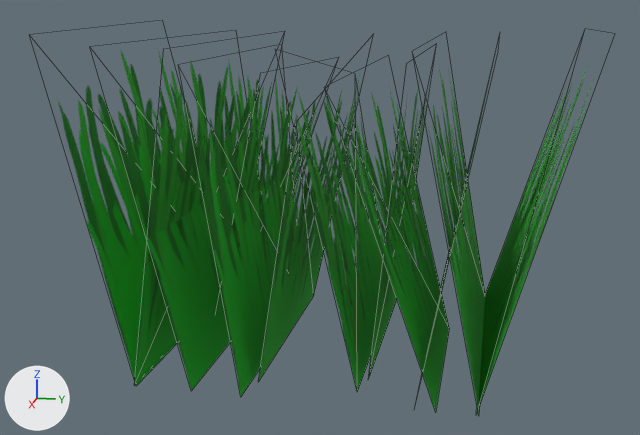
What one commit did to the glTF model Assets/Decorations/bushNoSkeleton.glb.
Before and after are seen from a 50 mm lens placed at (2.76, 0.51, 1.1), pointed at (0.03, -0.04, 0.42). Every picture has the same lights, and +X, +Y and +Z are marked at lower left. Mesh edges are drawn as thin lines. Where no turn or scale is listed for an object, it has been applied to the vertices.

Script lines for the objects in view, before the commit:
```python
ob_bush = bpy.data.objects.new('bush', me_bush)
ob_bush.location = (0.0, -0.497, 0.003)
ob_bush_001 = bpy.data.objects.new('bush.001', me_bush_001)
ob_bush_001.location = (-0.172, -0.38, 0.003)
ob_bush_003 = bpy.data.objects.new('bush.003', me_bush_002)
ob_bush_003.location = (0.095, -0.157, 0.003)
ob_bush_004 = bpy.data.objects.new('bush.004', me_bush_004)
ob_bush_004.location = (-0.091, 0.171, 0.003)
ob_bush_005 = bpy.data.objects.new('bush.005', me_bush_005)
ob_bush_005.location = (0.0, 0.323, 0.003)
ob_bush_006 = bpy.data.objects.new('bush.006', me_bush_006)
ob_bush_006.location = (0.003, 0.5, 0.003)
ob_bush_007 = bpy.data.objects.new('bush.007', me_bush_007)
ob_bush_007.location = (0.175, 0.382, 0.003)
ob_bush_008 = bpy.data.objects.new('bush.008', me_bush_008)
ob_bush_008.location = (0.003, -0.489, 0.003)
ob_bush_011 = bpy.data.objects.new('bush.011', me_bush_011)
ob_bush_011.location = (0.003, -0.321, 0.003)
# also in view: 'bush.002' at (0.03, 0.64, 0.51); 'bush.009' at (-0.09, 0.05, 0.49); 'bush.010' at (0.09, -0.22, 0.47)
```
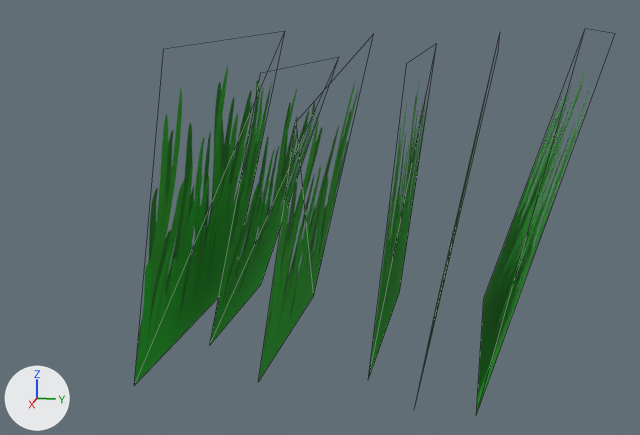
Commit message: alphaclip bush

Pixel boxes [x1, y1, x2, y2] of what changed, in the pictures (640 x 435 px):
'bush.002', reshaped
    before: [476, 64, 594, 415]
    after: [134, 64, 593, 415]
'bush.011', deleted (green)
    before: [119, 61, 251, 391]
'bush.010', deleted (green)
    before: [197, 75, 296, 396]
'bush.008', deleted (green)
    before: [59, 51, 188, 386]
'bush.009', deleted (green)
    before: [296, 89, 384, 391]
'bush.007', deleted (green)
    before: [350, 91, 449, 412]
'bush', deleted (green)
    before: [134, 65, 272, 385]
'bush.003', deleted (green)
    before: [258, 75, 361, 381]
'bush.006', deleted (green)
    before: [428, 67, 485, 414]
'bush.001', deleted (green)
    before: [216, 88, 322, 312]
'bush.004', deleted (green)
    before: [368, 78, 429, 380]
'bush.005', deleted
    before: [415, 78, 491, 404]
part 1 of me_bush_003, added (green)
    after: [134, 66, 489, 404]

Diff of the bpy script that builds the scene:
```diff
--- a/Assets/Decorations/bushNoSkeleton.glb.py
+++ b/Assets/Decorations/bushNoSkeleton.glb.py
@@ me_bush_003 @@
 # used by ob_bush_002; location = (0.0, 0.492, 0.003)
 # verts and faces of me_bush_003; kept vertices keep their numbers, new ones are numbered from 4
-me_bush_003.from_pydata(...)  # 4 vertices, 2 faces; spans x -0.5..0.555, y 0.0..0.297, z 0.0..1.022
+me_bush_003.from_pydata(...)  # 24 vertices, 12 faces; spans x -0.642..0.719, y -0.989..0.297, z -0.002..1.022
+# me_bush_003 part 1
+verts[4] = (0.5, -0.989, 0.0)  # pixel (134, 385)
+verts[5] = (-0.5, -0.989, 0.0)
+verts[6] = (0.649, -0.798, 0.982)
+verts[7] = (-0.642, -0.798, 0.982)
+verts[8] = (0.155, -0.872, 0.0)  # pixel (209, 345)
+verts[9] = (-0.5, -0.872, 0.0)  # pixel (261, 284)
+verts[10] = (0.415, -0.613, 0.907)
+verts[11] = (-0.593, -0.578, 0.889)
+verts[12] = (-0.409, -0.64, -0.002)  # pixel (313, 295)
+verts[13] = (0.401, -0.64, -0.002)  # pixel (258, 382)
+verts[14] = (-0.529, -0.438, 0.977)
+verts[15] = (0.719, -0.446, 0.819)
+verts[16] = (0.329, -0.321, 0.0)  # pixel (368, 380)
+verts[17] = (-0.512, -0.321, 0.0)  # pixel (399, 291)
+verts[18] = (0.454, -0.215, 0.941)
+verts[19] = (-0.631, -0.215, 0.941)
+verts[20] = (0.5, -0.169, 0.0)
+verts[21] = (-0.5, -0.169, 0.0)  # pixel (438, 295)
+verts[22] = (0.649, 0.014, 0.983)
+verts[23] = (-0.642, 0.014, 0.983)
+faces += [(4, 6, 7), (4, 7, 5), (8, 10, 11), (8, 11, 9), (12, 13, 15), (12, 15, 14)]
+faces += [(16, 18, 19), (16, 19, 17), (20, 22, 23), (20, 23, 21)]
 me_bush_003.materials.append(mat_bush)
@@ ob_bush @@
-ob_bush = bpy.data.objects.new('bush', me_bush)
-ob_bush.location = (0.0, -0.497, 0.003)
@@ ob_bush_001 @@
-ob_bush_001 = bpy.data.objects.new('bush.001', me_bush_001)
-ob_bush_001.location = (-0.172, -0.38, 0.003)
@@ ob_bush_003 @@
-ob_bush_003 = bpy.data.objects.new('bush.003', me_bush_002)
-ob_bush_003.location = (0.095, -0.157, 0.003)
@@ ob_bush_004 @@
-ob_bush_004 = bpy.data.objects.new('bush.004', me_bush_004)
-ob_bush_004.location = (-0.091, 0.171, 0.003)
@@ ob_bush_005 @@
-ob_bush_005 = bpy.data.objects.new('bush.005', me_bush_005)
-ob_bush_005.location = (0.0, 0.323, 0.003)
@@ ob_bush_006 @@
-ob_bush_006 = bpy.data.objects.new('bush.006', me_bush_006)
-ob_bush_006.location = (0.003, 0.5, 0.003)
@@ ob_bush_007 @@
-ob_bush_007 = bpy.data.objects.new('bush.007', me_bush_007)
-ob_bush_007.location = (0.175, 0.382, 0.003)
@@ ob_bush_008 @@
-ob_bush_008 = bpy.data.objects.new('bush.008', me_bush_008)
-ob_bush_008.location = (0.003, -0.489, 0.003)
@@ ob_bush_009 @@
-ob_bush_009 = bpy.data.objects.new('bush.009', me_bush_009)
-ob_bush_009.location = (-0.092, 0.159, 0.003)
@@ ob_bush_010 @@
-ob_bush_010 = bpy.data.objects.new('bush.010', me_bush_010)
-ob_bush_010.location = (0.094, -0.168, 0.003)
@@ ob_bush_011 @@
-ob_bush_011 = bpy.data.objects.new('bush.011', me_bush_011)
-ob_bush_011.location = (0.003, -0.321, 0.003)
```
